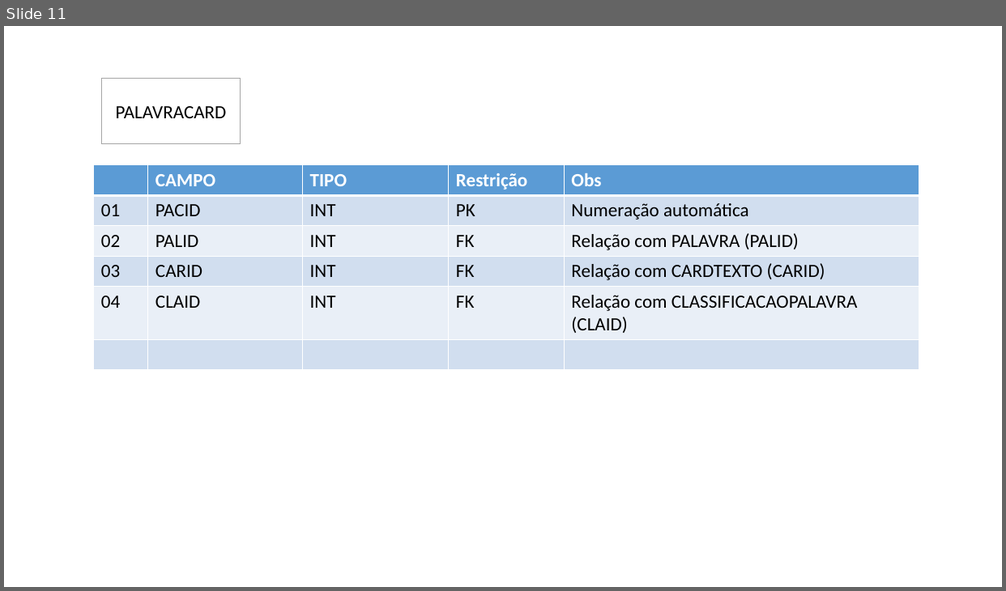
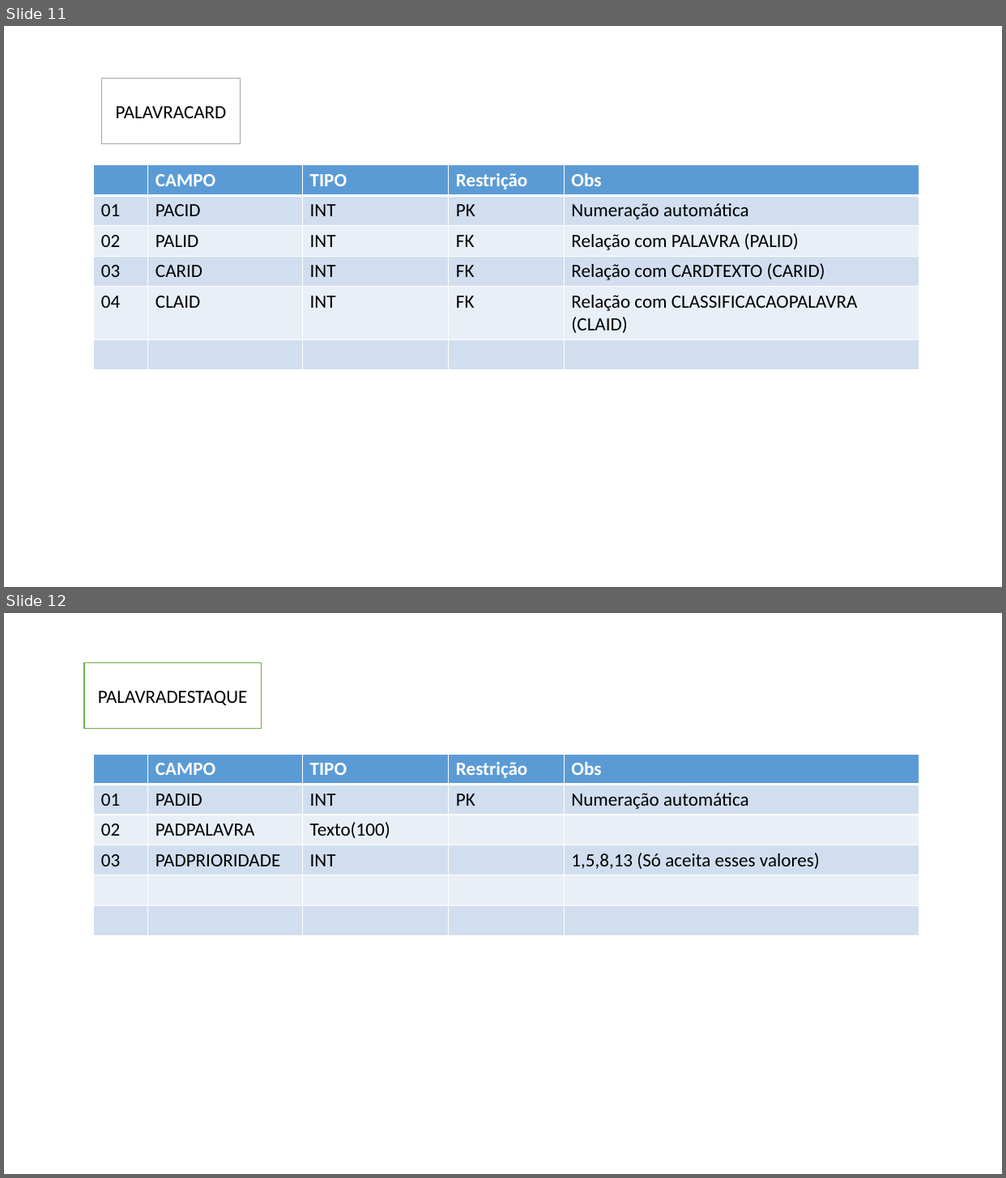
Before and after one commit to viniciuss1812/Projeto-Bookcard, a slide deck: Documentacao/bookCarddocumentacao.pptx. Shown one above the other, each under a label of ours: slide 11 before the commit, slides 11 and 12 after it. The pictures are 1006x591 and 1006x1178 pixels, drawn with LibreOffice and Linux fonts; fonts in the diff are those of the drawing. Boxes give left, top, right and bottom in pixels: in the first picture for what was removed or moved away, otherwise in the second. Text is boxed around its words. In the diff, an @@ line names an element or a change of style, - is before the commit and + after.

```diff
--- a/Documentacao/bookCarddocumentacao.pptx
+++ b/Documentacao/bookCarddocumentacao.pptx
@@ slide 12 added at <box>4,613,1002,1174</box>, background #FFFFFF @@
@@ rectangle added at <box>84,662,261,728</box>, fill #FFFFFF, outline #70AD47 1 pt, 18 pt, text #000000 @@
+PALAVRADESTAQUE
@@ table added at <box>94,754,919,935</box>, 6 rows, 5 columns @@
+ | CAMPO | TIPO | Restrição | Obs
+01 | PADID | INT | PK | Numeração automática
+02 | PADPALAVRA | Texto(100) |  | 
+03 | PADPRIORIDADE | INT |  | 1,5,8,13 (Só aceita esses valores)
+ |  |  |  | 
+ |  |  |  | 
```
Also in this commit, not shown: 2 slides changed, 8 other slides added, 1 slide removed, 1 other file.
